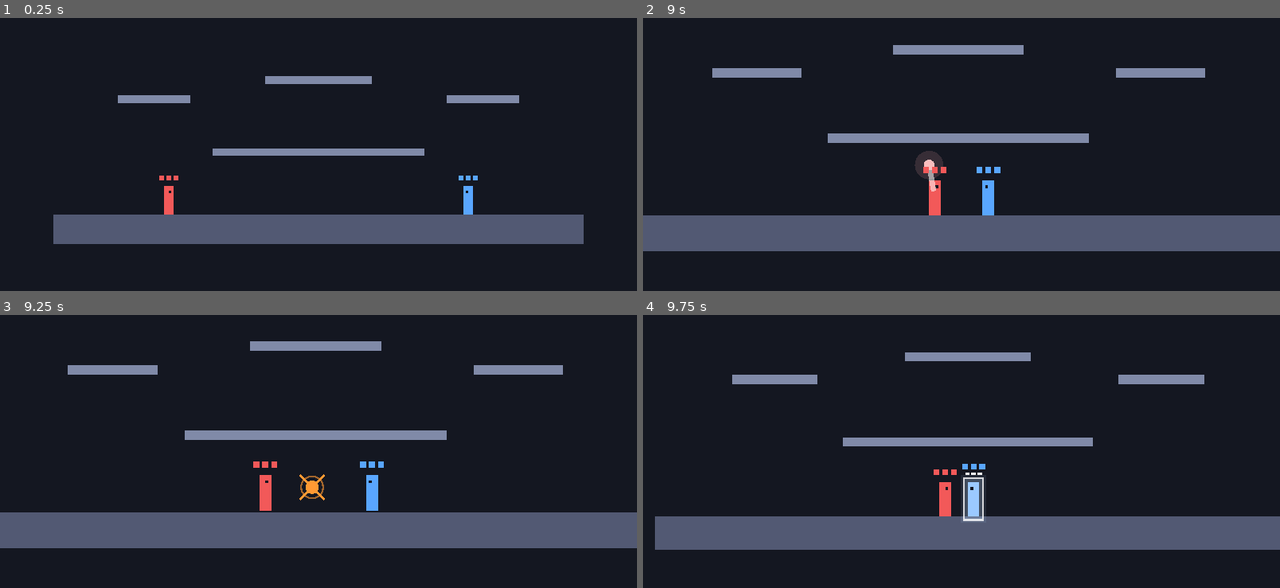
Above: before the commit, frames 1-4 (two rows, left to right).
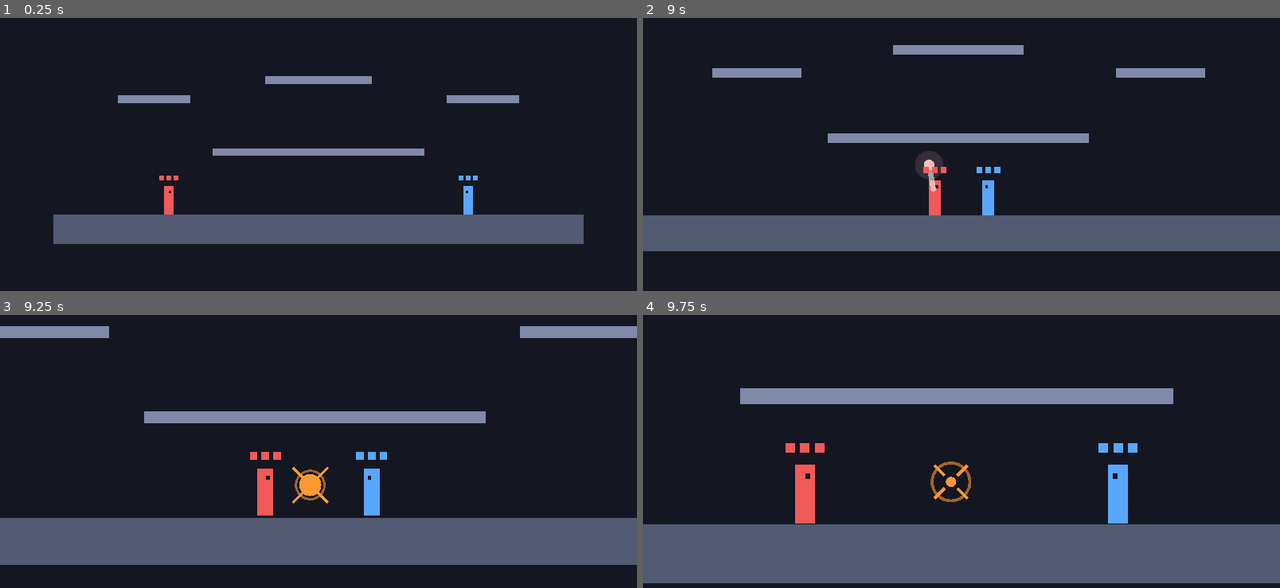
Above: after the commit, the same moments.

Repository: BBStain/jvtest
Game: Godot game, scene res://tests/sim_test.tscn
Same seed, same stepped clock (60 frames per second), same inputs: the game is played once before the commit and once after it. This scene is started directly instead of the project's main scene.
Inputs (mouse positions are in pixels of both pictures, inside the frame that each line leads up to):
- Up to frame 1 (0.25 s): no input
- Up to frame 2 (9 s): tap Enter (restart) at 0.5, 5, 7.25 s; move the mouse to (1101, 179) at 0.52 s; hold D 0.53-2.03 s; tap F at 0.6, 8.85 s; click (1101, 179) at 0.67 s; tap Space at 0.77, 1.52, 3.02, 3.77, 4.52, 6.02, 6.77, 7.52 s; move the mouse to (834, 214) at 1.27 s; tap R at 1.35 s; move the mouse to (1025, 119) at 2.02 s; hold A 2.03-2.78 s; tap G at 2.1 s; move the mouse to (929, 269) at 2.77 s; hold D 2.78-4.28 s; tap C at 2.85 s; click (929, 269) at 2.92 s; move the mouse to (1152, 250) at 3.52 s; tap Shift at 3.6 s; move the mouse to (770, 143) at 4.27 s; hold A 4.28-5.03 s; tap L at 4.35 s; move the mouse to (993, 198) at 5.02 s; hold D 5.03-5.78 s; tap K at 5.1 s; click (993, 198) at 5.17 s; move the mouse to (865, 108) at 5.77 s; hold A 5.78-7.28 s; tap I at 5.85 s; move the mouse to (1101, 179) at 6.52 s; tap J at 6.6 s; move the mouse to (834, 214) at 7.27 s; hold D from 7.28 s (still down); tap U at 7.35 s; click (834, 214) at 7.42 s; move the mouse to (1025, 119) at 8.02 s; tap Keypad Enter at 8.1 s; move the mouse to (929, 269) at 8.77 s
- Up to frame 3 (9.25 s): keep holding D; tap Space at 9.02 s
- Up to frame 4 (9.75 s): move the mouse to (1152, 547) at 9.52 s; release D at 9.53 s; hold A from 9.53 s (still down); tap R at 9.6 s; click (1152, 547) at 9.67 s

Frames 1-2 are identical in both runs. In frame 3, 16% of the frame differs, in the area x 0-100%, y 4-92%; in frame 4, 25%, in the area x 0-100%, y 13-99%.

Commit message:
Moteur de temps, micro-duel au ralenti et micro-explosion
- Nouveau moteur de temps (scripts/time_engine.gd) : ralentit ou accélère tout le jeu
  pendant un moment, puis revient en douceur à la vitesse normale
- Attaque lourde contrée par une légère : micro-duel, la caméra zoome sur les deux
  joueurs et le temps va 2 fois moins vite pendant 5 s (fin anticipée si l'un perd une vie)
- Lourde contre lourde : micro-explosion qui éjecte fort les deux joueurs

Co-Authored-By: Claude Opus 5.5 (1M context) <noreply@anthropic.com>
Claude-Session: https://claude.ai/code/session_01THvWsQSvKyigxsJfQsC1D9

Diff:
--- a/scripts/fighter.gd
+++ b/scripts/fighter.gd
@@ -73,6 +73,8 @@
 const HEAVY_KNOCKBACK := 940.0
 const HEAVY_COUNTER_COOLDOWN := 1.4     ## attaque lourde contrée par une légère : recharge des DEUX joueurs
 const HEAVY_COUNTER_PUSH := 750.0       ## ... et les deux sont repoussés plus loin
+const HEAVY_CLASH_PUSH := 1150.0        ## deux attaques lourdes qui se percutent : micro-explosion, éjectés fort
+const HEAVY_CLASH_LIFT := 320.0         ## ... et un peu soulevés
 
 # --- Blocage (B) : un bouclier de 3 points ---
 const SHIELD_MAX := 3                   ## points de bouclier
@@ -523,10 +525,14 @@
 ## Deux attaques se sont touchées : elles s'annulent et on est repoussé.
 ## heavy_countered = une attaque lourde a été contrée par une légère : les deux joueurs
 ## ont une longue recharge et sont repoussés plus loin.
-func clash(push_dir: Vector2, heavy_countered := false) -> void:
+## explosion = deux attaques lourdes se sont percutées : les deux sont éjectés fort.
+func clash(push_dir: Vector2, heavy_countered := false, explosion := false) -> void:
 	_cancel_attack()
 	_attack_cooldown_timer = HEAVY_COUNTER_COOLDOWN if heavy_countered else CLASH_LOCKOUT
-	velocity = push_dir * (HEAVY_COUNTER_PUSH if heavy_countered else CLASH_PUSH) + Vector2(0.0, -150.0)
+	if explosion:
+		velocity = push_dir * HEAVY_CLASH_PUSH + Vector2(0.0, -HEAVY_CLASH_LIFT)
+	else:
+		velocity = push_dir * (HEAVY_COUNTER_PUSH if heavy_countered else CLASH_PUSH) + Vector2(0.0, -150.0)
 	_jump_rising = false
 	_knockback_timer = KNOCKBACK_TIME
 
--- a/scripts/game.gd
+++ b/scripts/game.gd
@@ -21,9 +21,17 @@
 const CAMERA_ZOOM_MAX := 1.2               ## zoom le plus proche
 const CAMERA_SMOOTHING := 6.0              ## plus grand = la caméra réagit plus vite
 
+# --- Micro-duel : une attaque lourde contrée par une légère -> zoom et ralenti ---
+const DUEL_TIME_SCALE := 0.5               ## le jeu va 2 fois moins vite
+const DUEL_DURATION := 5.0                 ## pendant 5 vraies secondes
+const DUEL_CAMERA_MARGIN := Vector2(320, 220)  ## la caméra serre les deux duellistes
+const DUEL_ZOOM_MAX := 2.0
+
 var fighters: Array[Fighter] = []
 var _match_over := false
 var _match_over_time := 0.0
+var _time_engine := TimeEngine.new()
+var _duel: Array[Fighter] = []             ## les deux joueurs du micro-duel en cours
 
 @onready var _spawn_points: Array[Node] = $SpawnPoints.get_children()
 @onready var _respawn_point: Marker2D = $RespawnPoint
@@ -33,6 +41,7 @@
 
 
 func _ready() -> void:
+	add_child(_time_engine)
 	InputBindings.register_menu_actions()
 	var player_devices := GameSetup.devices_or_default()
 	for i in player_devices.size():
@@ -45,13 +54,16 @@
 		fighter.position = (_spawn_points[i] as Node2D).position
 		fighter.facing = 1.0 if fighter.position.x < _respawn_point.position.x else -1.0
 		add_child(fighter)
+		fighter.life_lost.connect(_on_life_lost)
 		fighter.show_lives()
 		fighters.append(fighter)
 	_update_camera(1.0, true)
 
 
 func _process(delta: float) -> void:
-	_update_camera(delta, false)
+	if not _time_engine.is_active():
+		_duel.clear()
+	_update_camera(delta / Engine.time_scale, false)  # la caméra garde sa vitesse pendant un ralenti
 
 
 func _physics_process(delta: float) -> void:
@@ -76,10 +88,12 @@
 
 
 ## Cadre tous les joueurs encore en jeu : centre au milieu d'eux, zoom selon leur écart.
+## Pendant un micro-duel, la caméra zoome sur les deux duellistes.
 func _update_camera(delta: float, instant: bool) -> void:
 	var box := Rect2()
 	var first := true
-	for fighter in fighters:
+	var framed := _duel if not _duel.is_empty() else fighters
+	for fighter in framed:
 		if fighter.eliminated:
 			continue
 		if first:
@@ -90,8 +104,9 @@
 	if first:
 		return
 	var view_size := get_viewport_rect().size
-	var needed := box.size + CAMERA_MARGIN
-	var target_zoom := clampf(minf(view_size.x / needed.x, view_size.y / needed.y), CAMERA_ZOOM_MIN, CAMERA_ZOOM_MAX)
+	var needed := box.size + (DUEL_CAMERA_MARGIN if not _duel.is_empty() else CAMERA_MARGIN)
+	var zoom_max := DUEL_ZOOM_MAX if not _duel.is_empty() else CAMERA_ZOOM_MAX
+	var target_zoom := clampf(minf(view_size.x / needed.x, view_size.y / needed.y), CAMERA_ZOOM_MIN, zoom_max)
 	var target_position := box.get_center()
 	if instant:
 		_camera.position = target_position
@@ -130,6 +145,8 @@
 
 
 ## Les attaques de a et b s'annulent : les deux sont repoussés et une marque apparaît à "where".
+## Lourde contre lourde : micro-explosion qui éjecte fort les deux joueurs.
+## Lourde contrée par une légère : micro-duel, la caméra zoome et le temps ralentit.
 func _clash(a: Fighter, b: Fighter, where: Vector2) -> void:
 	var push := a.global_position - b.global_position
 	if push.length() < 1.0:
@@ -137,9 +154,28 @@
 	push.y = 0.0
 	push = push.normalized()
 	var heavy_countered := a.is_heavy_attack() != b.is_heavy_attack()
-	_spawn_clash_mark(where, heavy_countered)
-	a.clash(push, heavy_countered)
-	b.clash(-push, heavy_countered)
+	var explosion := a.is_heavy_attack() and b.is_heavy_attack()
+	_spawn_clash_mark(where, heavy_countered or explosion)
+	a.clash(push, heavy_countered, explosion)
+	b.clash(-push, heavy_countered, explosion)
+	if explosion:
+		var boom := MicroExplosion.new()
+		boom.position = where
+		add_child(boom)
+	elif heavy_countered:
+		_start_duel(a, b)
+
+
+## Micro-duel : la caméra serre les deux joueurs et le jeu ralentit pendant quelques secondes.
+func _start_duel(a: Fighter, b: Fighter) -> void:
+	_duel = [a, b]
+	_time_engine.play(DUEL_TIME_SCALE, DUEL_DURATION)
+
+
+## Un duelliste touché ou tombé : le duel est tranché, le temps revient à la normale.
+func _on_life_lost(fighter: Fighter) -> void:
+	if fighter in _duel:
+		_time_engine.stop()
 
 
 ## Laisse une marque sur le terrain à l'endroit du contre (orange si une attaque lourde a été contrée).
@@ -222,6 +258,8 @@
 		return
 	_match_over = true
 	_match_over_time = 0.0
+	_duel.clear()
+	_time_engine.stop(true)
 	if alive.size() == 1:
 		var winner := alive[0]
 		_winner_label.text = "Joueur %d gagne !" % (winner.player_index + 1)
--- /dev/null
+++ b/scripts/micro_explosion.gd
@@ -0,0 +1,43 @@
+class_name MicroExplosion
+extends Node2D
+## La petite explosion quand deux attaques lourdes se percutent :
+## un éclair, une onde qui s'agrandit et des éclats qui partent dans tous les sens.
+
+const LIFETIME := 0.6
+const RADIUS := 90.0     ## taille de l'onde à la fin
+const SPARKS := 10
+
+var color := Color(1.0, 0.45, 0.2)
+var _age := 0.0
+var _spark_dirs: Array[Vector2] = []
+
+
+func _ready() -> void:
+	for i in SPARKS:
+		_spark_dirs.append(Vector2.RIGHT.rotated(TAU * i / SPARKS + randf_range(-0.2, 0.2)) * randf_range(0.7, 1.2))
+
+
+func _process(delta: float) -> void:
+	_age += delta
+	if _age >= LIFETIME:
+		queue_free()
+		return
+	queue_redraw()
+
+
+func _draw() -> void:
+	var t := _age / LIFETIME
+	var ease_out := 1.0 - (1.0 - t) * (1.0 - t)
+	var alpha := 1.0 - t
+	# Éclair blanc au tout début
+	var flash := clampf(1.0 - _age / 0.1, 0.0, 1.0)
+	if flash > 0.0:
+		draw_circle(Vector2.ZERO, 40.0 + 30.0 * (1.0 - flash), Color(1, 1, 1, flash))
+	# Boule de feu qui gonfle puis s'efface
+	draw_circle(Vector2.ZERO, RADIUS * 0.45 * ease_out, Color(color, 0.5 * alpha))
+	# Onde de choc
+	draw_arc(Vector2.ZERO, RADIUS * ease_out, 0.0, TAU, 32, Color(1, 0.9, 0.6, alpha), 5.0 * alpha + 1.0)
+	# Éclats
+	for dir in _spark_dirs:
+		var start := dir * RADIUS * ease_out * 0.6
+		draw_line(start, start + dir * 22.0 * alpha, Color(1, 0.85, 0.4, alpha), 3.0)
--- /dev/null
+++ b/scripts/time_engine.gd
@@ -0,0 +1,53 @@
+class_name TimeEngine
+extends Node
+## Le moteur de temps : ralentit ou accélère tout le jeu pendant un moment, puis revient doucement
+## à la vitesse normale. N'importe quel événement du jeu peut le déclencher, par exemple :
+##   time_engine.play(0.5, 5.0)   -> tout va 2 fois moins vite pendant 5 secondes
+##   time_engine.play(1.5, 2.0)   -> tout va 1,5 fois plus vite pendant 2 secondes
+## Les durées sont en vraies secondes (celles de ta montre), même pendant un ralenti.
+
+const RAMP_TIME := 0.4   ## temps pour revenir en douceur à la vitesse normale à la fin
+
+var _scale := 1.0        ## vitesse visée (1 = normale, 0.5 = 2 fois moins vite, 2 = 2 fois plus vite)
+var _time_left := 0.0    ## vraies secondes restantes avant le retour à la normale
+
+
+func _ready() -> void:
+	process_mode = Node.PROCESS_MODE_ALWAYS
+	Engine.time_scale = 1.0
+
+
+func _exit_tree() -> void:
+	Engine.time_scale = 1.0  # on ne laisse jamais le jeu ralenti en quittant la partie
+
+
+## Change la vitesse du jeu pendant "duration" vraies secondes.
+func play(time_scale: float, duration: float) -> void:
+	_scale = maxf(time_scale, 0.05)
+	_time_left = duration
+	Engine.time_scale = _scale
+
+
+## Revient à la vitesse normale : en douceur (sur RAMP_TIME), ou tout de suite.
+func stop(instant := false) -> void:
+	if instant:
+		_time_left = 0.0
+		Engine.time_scale = 1.0
+	else:
+		_time_left = minf(_time_left, RAMP_TIME)
+
+
+func is_active() -> bool:
+	return _time_left > 0.0
+
+
+func _process(delta: float) -> void:
+	if _time_left <= 0.0:
+		return
+	_time_left -= delta / Engine.time_scale  # delta est déjà ralenti : on retrouve le vrai temps
+	if _time_left <= 0.0:
+		Engine.time_scale = 1.0
+	elif _time_left < RAMP_TIME:
+		Engine.time_scale = lerpf(1.0, _scale, _time_left / RAMP_TIME)
+	else:
+		Engine.time_scale = _scale
--- a/tests/sim_test.gd
+++ b/tests/sim_test.gd
@@ -115,10 +115,38 @@
 	check(clash_seen, "Contre : longue recharge pour J2 qui a contré (%.2f s)" % p2._attack_cooldown_timer)
 	check(p1._attack_cooldown_timer > Fighter.HEAVY_COOLDOWN, "Contre : même longue recharge pour J1 qui a lancé la lourde (%.2f s)" % p1._attack_cooldown_timer)
 	check(p1.lives == 3 and p2.lives == 3, "Contre : personne ne perd de vie (%d / %d)" % [p1.lives, p2.lives])
+	check(Engine.time_scale < 0.6, "Micro-duel : le temps ralentit (vitesse %.2f)" % Engine.time_scale)
 	var gap_before := p2.position.x - p1.position.x
-	await step(20)
+	for i in 90:
+		await get_tree().process_frame
+	var duel_zoom: float = game.get_node("Camera").zoom.x
+	check(duel_zoom > Game.CAMERA_ZOOM_MAX, "Micro-duel : la caméra zoome (zoom %.2f)" % duel_zoom)
+	await shot("12_micro_duel")
 	var gap_after := p2.position.x - p1.position.x
 	check(gap_after - gap_before > 150, "Contre : les deux sont repoussés loin (écart %.0f -> %.0f)" % [gap_before, gap_after])
+	check(Engine.time_scale < 0.6, "Micro-duel : toujours au ralenti après 1,5 s")
+	await step(int(Game.DUEL_DURATION * 60) - 60)
+	check(is_equal_approx(Engine.time_scale, 1.0), "Micro-duel : le temps revient à la normale après 5 s (vitesse %.2f)" % Engine.time_scale)
+
+	# 4c bis) Lourde contre lourde : micro-explosion, les deux éjectés fort, personne ne perd de vie
+	await new_game()
+	p1 = game.fighters[0]; p2 = game.fighters[1]
+	p1.position.x = 600; p2.position.x = 690
+	p1.input_source = Scripted.new(func(s, f): s.heavy_pressed = f == 30)
+	p2.input_source = Scripted.new(func(s, f): s.heavy_pressed = f == 30)
+	var boom_seen := false
+	for i in 50:
+		await step(1)
+		if not game.get_children().filter(func(n): return n is MicroExplosion).is_empty():
+			boom_seen = true
+			break
+	check(boom_seen, "Lourde contre lourde : micro-explosion")
+	await shot("13_micro_explosion")
+	var boom_gap := p2.position.x - p1.position.x
+	await step(20)
+	check(p2.position.x - p1.position.x - boom_gap > 250, "Lourde contre lourde : éjectés fort (écart %.0f -> %.0f)" % [boom_gap, p2.position.x - p1.position.x])
+	check(p1.lives == 3 and p2.lives == 3, "Lourde contre lourde : personne ne perd de vie")
+	check(is_equal_approx(Engine.time_scale, 1.0), "Lourde contre lourde : pas de ralenti")
 
 	# 4d) Blocage : le coup tombe sur le bouclier, personne ne perd de vie, l'attaquant peut refrapper
 	await new_game()
Not shown, changed: README.md
